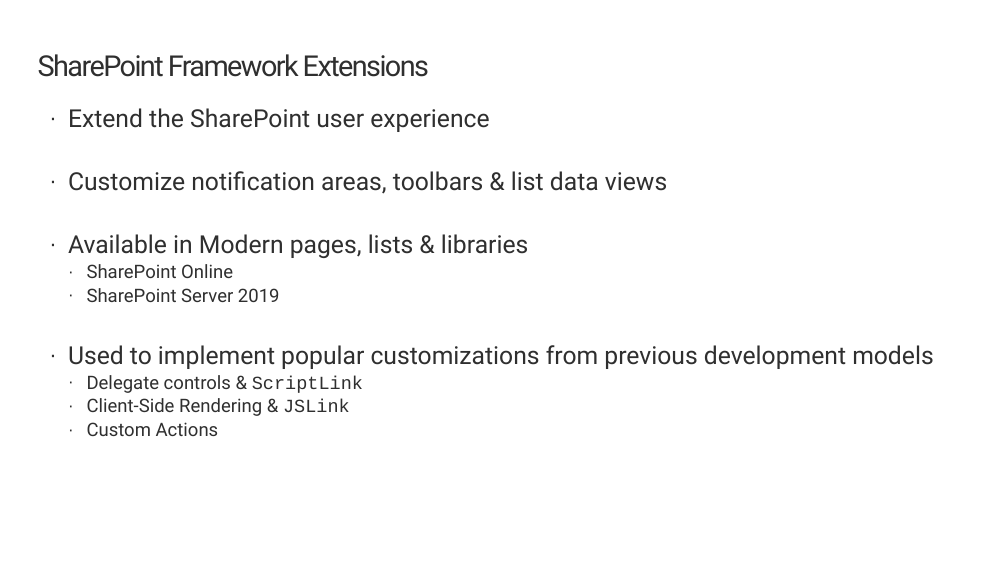
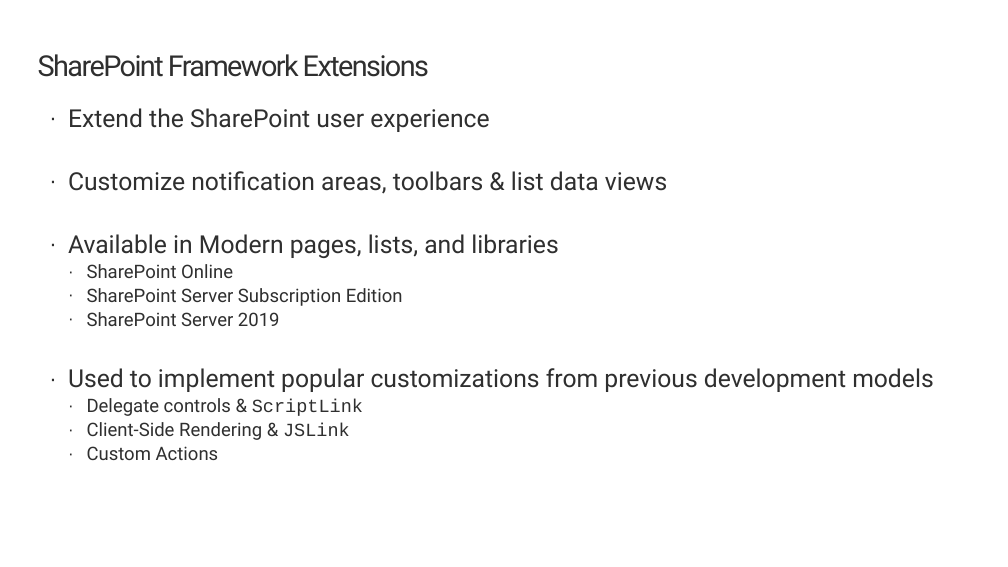
Before and after one commit to SharePoint/sp-dev-training-spfx-extensions, a slide deck: slide 3 of 01 into+appcustomizer.pptx. Drawn at 1008x567 pixels with LibreOffice and Linux fonts; fonts in the diff are those of the drawing; background and template pictures are left out. Boxes give left, top, right and bottom in pixels: in the first picture for what was removed or moved away, otherwise in the second. Text is boxed around its words. In the diff, an @@ line names an element or a change of style, - is before the commit and + after.

```diff
--- a/01 into+appcustomizer.pptx
+++ b/01 into+appcustomizer.pptx
@@ text at (x1=68, y1=234, x2=558, y2=258): text changed @@
-· Available in Modern pages, lists & libraries
+· Available in Modern pages, lists, and libraries
@@ text at (x1=87, y1=288, x2=403, y2=306): paragraph added @@
+  · SharePoint Server Subscription Edition
```
Also in this commit, not shown: 3 other slides changed, 1 slide added, 25 other files.
